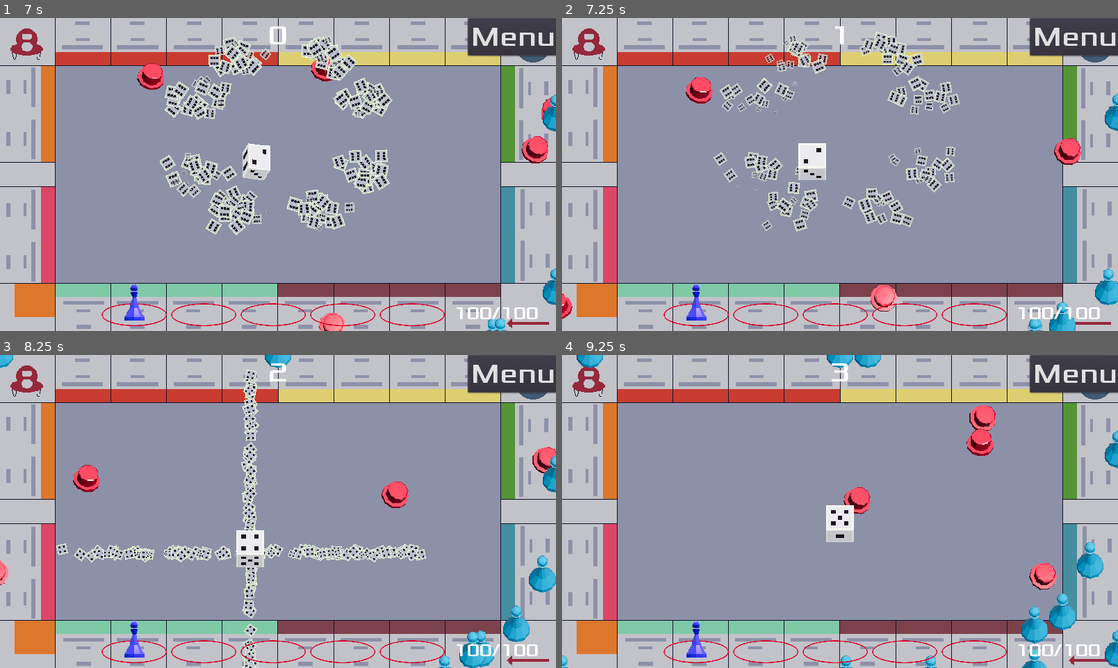
Above: before the commit, frames 1-4 (two rows, left to right).
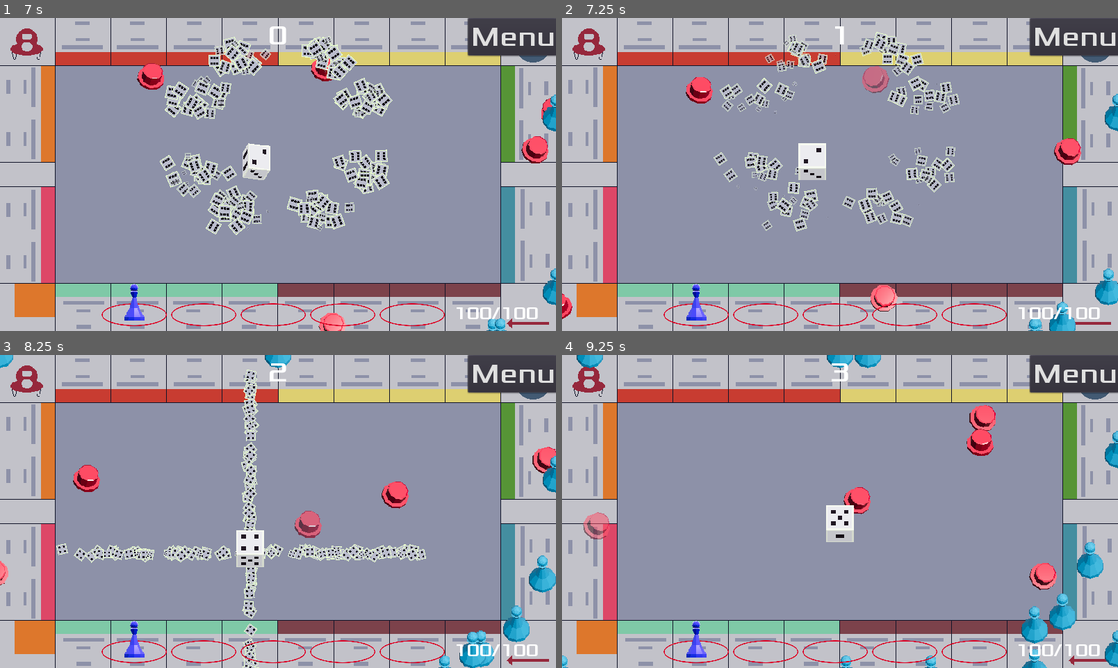
Above: after the commit, the same moments.

Repository: sialiss/GMTK-gamejam2022
Game: Godot game, scene res://scenes/Menu/Menu.tscn
The game is run twice, just before and just after one commit, with the same random seed, the same clock (stepped at 60 frames per second) and the same inputs. Sound files missing from this copy of the repository are replaced by a short silence.
Inputs:
- Up to frame 1 (7 s): click "Start" at 0.5 s; tap Enter at 1.25 s; hold Right (move_right) 1.28-2 s; click "Menu" at 2 s; hold Down (move_down) 2.78-3.5 s; click "Start" at 3.5 s; tap Space at 4.25 s; hold Right (move_right) 4.28-5.03 s; hold Up (move_up) 5.03-5.78 s; hold Left (move_left) from 5.78 s (still down)
- Up to frame 2 (7.25 s): keep holding Left (move_left)
- Up to frame 3 (8.25 s): release Left (move_left) at 7.28 s; hold Down (move_down) 7.28-8.03 s; hold Right (move_right) from 8.03 s (still down)
- Up to frame 4 (9.25 s): release Right (move_right) at 8.78 s; hold Up (move_up) from 8.78 s (still down)

Frame 1 is identical in both runs. In frame 2, 0.3% of the frame differs, in the area x 54-59%, y 15-24%; in frame 3, 0.4%, in the area x 20-76%, y 11-97%; in frame 4, 0.3%.

Commit message:
Add knockback

Diff:
--- a/scenes/Enemy/BaseEnemy.gd
+++ b/scenes/Enemy/BaseEnemy.gd
@@ -13,4 +13,13 @@
 	health = max(health - damage, 0)
 	if health <= 0:
 		Score.score += 1
-		queue_free()
+		die()
+
+func knockback(from: Node2D, damage: float):
+	var v = (self.global_position - from.global_position)
+	var direction = v.normalized()
+	var force = 20000 / v.length()
+	apply_impulse((-direction + Vector2(randf(),randf()))*32, direction * force)
+
+func die():
+	queue_free()
--- a/scenes/Enemy/Hat/EnemyHat.gd
+++ b/scenes/Enemy/Hat/EnemyHat.gd
@@ -21,3 +21,9 @@
 
 func _on_VisibilityNotifier2D_screen_exited():
 	queue_free()
+
+func die():
+	$CollisionShape2D.set_deferred("disabled", true)
+	var tween = create_tween()
+	tween.tween_property(self, "modulate", Color.transparent, 0.5)
+	tween.tween_callback(self, "queue_free")
--- a/scenes/Enemy/Pawn/EnemyPawn.gd
+++ b/scenes/Enemy/Pawn/EnemyPawn.gd
@@ -14,6 +14,15 @@
 	# snap position to step grid
 	global_position.x = stepify(location.global_position.x, step_size.x)
 	global_position.y = stepify(location.global_position.y, step_size.y)
+
+# Overriden to remove knockback
+func knockback(from: Node2D, damage: float):
+	if StatusMachina.find(self) is DeathStatus:
+		print(StatusMachina.find(self) is DeathStatus)
+		.knockback(from, damage)
+
+func die():
+	DeathStatus.new().attach(self)
 
 class IdleStatus:
 	extends Status
@@ -51,3 +60,12 @@
 			IdleStatus.new().attach(host)
 		else:
 			host.queue_free()
+
+class DeathStatus:
+	extends Status
+
+	func _ready():
+		$"../CollisionShape2D".set_deferred("disabled", true)
+		var tween = create_tween()
+		tween.tween_property(host, "modulate", Color.transparent, 0.5)
+		tween.tween_callback(host, "queue_free")
--- a/scenes/Enemy/Pawn/EnemyPawn.tscn
+++ b/scenes/Enemy/Pawn/EnemyPawn.tscn
@@ -17,7 +17,6 @@
 [node name="EnemyPawn" type="RigidBody2D"]
 collision_layer = 2
 collision_mask = 0
-mode = 1
 gravity_scale = 0.0
 script = ExtResource( 3 )
 
--- a/scenes/Player/Abilities/AttackArea.gd
+++ b/scenes/Player/Abilities/AttackArea.gd
@@ -10,6 +10,7 @@
 
 func harm(body: Node):
 	body.harm(damage)
+	body.knockback(self, damage)
 
 func start():
 	connect("body_entered", self, "harm")
